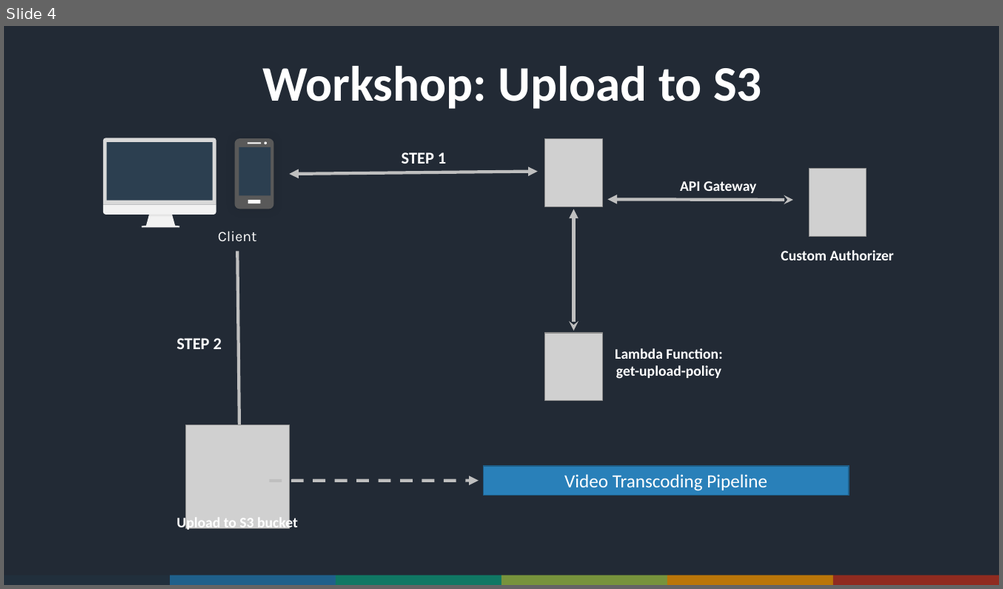
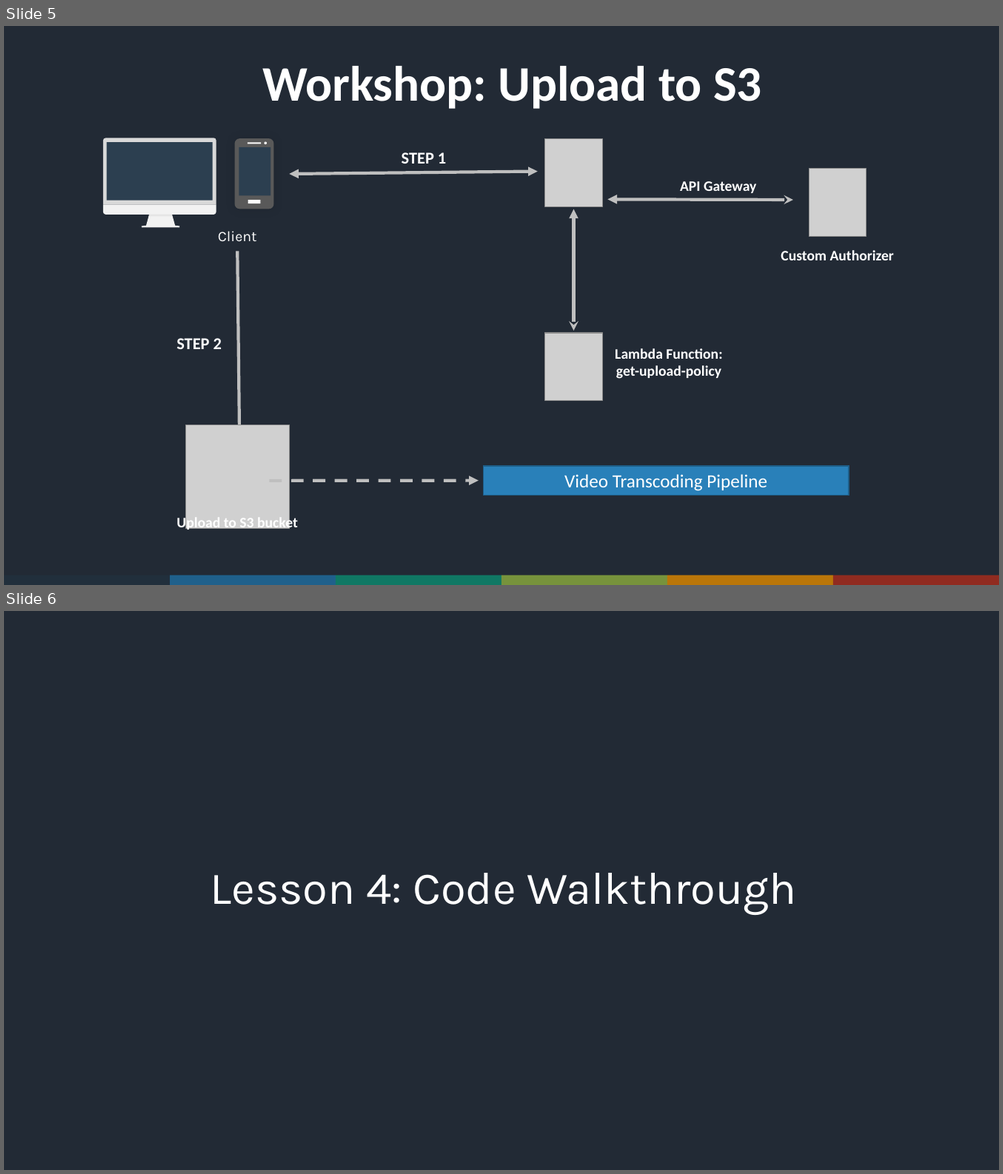
Before and after one commit to ACloudGuru/serverless-workshop, a slide deck: lesson-4/Slides.pptx. Shown one above the other, each under a label of ours: slide 4 before the commit, slides 5 and 6 after it. The pictures are 1003x589 and 1003x1174 pixels, drawn with LibreOffice and Linux fonts; fonts in the diff are those of the drawing; grey boxes stand for pictures; background and template pictures are left out. Boxes give left, top, right and bottom in pixels: in the first picture for what was removed or moved away, otherwise in the second. Text is boxed around its words. In the diff, an @@ line names an element or a change of style, - is before the commit and + after.

```diff
--- a/lesson-4/Slides.pptx
+++ b/lesson-4/Slides.pptx
@@ slide 6 added at (4, 611, 999, 1170), background picture (left out) @@
@@ text added at (210, 873, 796, 915), 44 pt, text #FFFFFF @@
+Lesson 4: Code Walkthrough
@@ what was slide 4 is now slide 5 @@
```
Also in this commit, not shown: 1 other slide added.
